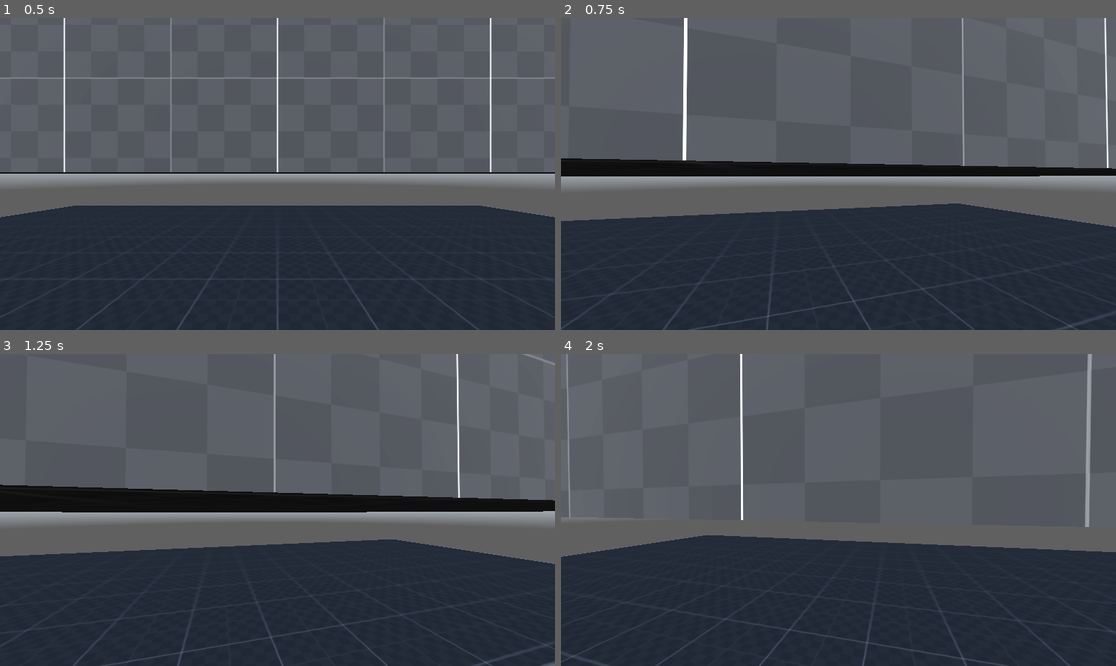
Above: before the commit, frames 1-4 (two rows, left to right).
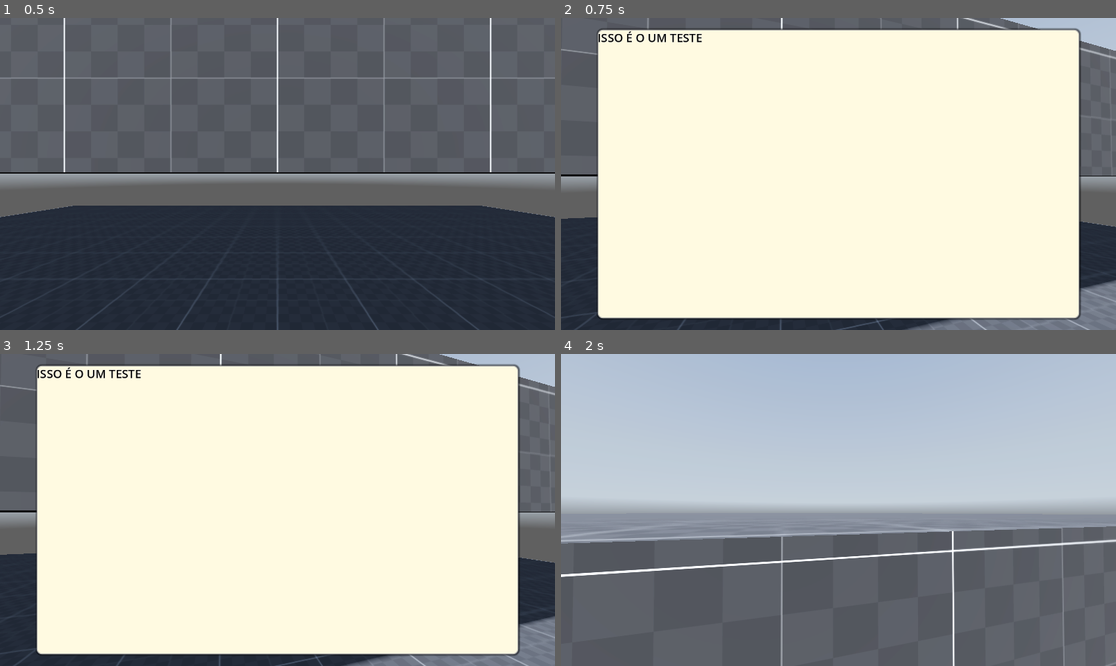
Above: after the commit, the same moments.

Repository: TCCRedInquiryEtec2025/Red-Inquiry
Game: Godot game, scene res://scenes/world.tscn
The game is run twice, just before and just after one commit, with the same random seed, the same clock (stepped at 60 frames per second) and the same inputs. A sky picture missing from this copy of the repository is replaced by a grey-blue gradient.
Inputs (mouse positions are in pixels of both pictures, inside the frame that each line leads up to):
- Up to frame 1 (0.5 s): no input
- Up to frame 2 (0.75 s): tap Enter at 0.5 s; move the mouse to (866, 174) at 0.52 s; hold W (walkUp) from 0.53 s (still down); hold Tab (ui_tab, bound only after the commit) from 0.53 s (still down)
- Up to frame 3 (1.25 s): keep holding W (walkUp); keep holding Tab (ui_tab, bound only after the commit); tap Space (jump) at 0.77 s
- Up to frame 4 (2 s): keep holding W (walkUp); move the mouse to (810, 510) at 1.27 s; release Tab (ui_tab, bound only after the commit) at 1.28 s; tap Ctrl (crouch) at 1.35 s; tap Space (jump) at 1.52 s; tap Tab (ui_tab, bound only after the commit) at 1.55 s

Frame 1 is identical in both runs. In frame 2, 85% of the frame differs, in the area x 0-100%, y 0-100%; in frame 3, 85%; in frame 4, 97%.

Commit message:
Log2
Adicionado uma base pra agenda e um toggle pro estado de se mover

Diff:
--- a/project.godot
+++ b/project.godot
@@ -66,3 +66,8 @@
 "events": [Object(InputEventKey,"resource_local_to_scene":false,"resource_name":"","device":-1,"window_id":0,"alt_press …(195 unchanged characters)…
 ]
 }
+ui_tab={
+"deadzone": 0.2,
+"events": [Object(InputEventKey,"resource_local_to_scene":false,"resource_name":"","device":-1,"window_id":0,"alt_pressed":false,"shift_pressed":false,"ctrl_pressed":false,"meta_pressed":false,"pressed":false,"keycode":0,"physical_keycode":4194306,"key_label":0,"unicode":0,"location":0,"echo":false,"script":null)
+]
+}
--- /dev/null
+++ b/scenes/main.gd
@@ -0,0 +1,11 @@
+extends Node3D
+
+
+# Called when the node enters the scene tree for the first time.
+func _ready() -> void:
+	$NoteBookHUD.player = $Player
+
+
+# Called every frame. 'delta' is the elapsed time since the previous frame.
+func _process(delta: float) -> void:
+	pass
--- a/scenes/world.tscn
+++ b/scenes/world.tscn
@@ -1,8 +1,10 @@
-[gd_scene load_steps=10 format=3 uid="uid://bl3me73mor0ud"]
+[gd_scene load_steps=14 format=3 uid="uid://bl3me73mor0ud"]
 
+[ext_resource type="Script" uid="uid://5iauodu0w3m4" path="res://scenes/main.gd" id="1_71j4m"]
 [ext_resource type="Texture2D" uid="uid://drcq0i0fajhe8" path="res://assets/textures/dev/grids/Dark/texture_07.png" id="1_rwgxs"]
 [ext_resource type="Texture2D" uid="uid://cog0om1v4djaw" path="res://assets/hdris/kloofendal_48d_partly_cloudy_puresky_2k.hdr" id="2_4wyf3"]
 [ext_resource type="Script" uid="uid://dm3sv1hfrba04" path="res://scripts/player.gd" id="3_4wyf3"]
+[ext_resource type="Script" uid="uid://cxt5osv81rjw6" path="res://scripts/noteBookHUD.gd" id="4_k0juu"]
 
 [sub_resource type="StandardMaterial3D" id="StandardMaterial3D_k0juu"]
 albedo_texture = ExtResource("1_rwgxs")
@@ -28,7 +30,29 @@
 margin = 0.0
 height = 1.2
 
+[sub_resource type="StyleBoxFlat" id="StyleBoxFlat_k0juu"]
+bg_color = Color(1, 0.98, 0.88, 1)
+border_width_left = 2
+border_width_top = 2
+border_width_right = 2
+border_width_bottom = 2
+border_color = Color(0.650128, 0.650128, 0.650128, 1)
+corner_radius_top_left = 10
+corner_radius_top_right = 10
+corner_radius_bottom_right = 10
+corner_radius_bottom_left = 10
+shadow_size = 4
+shadow_offset = Vector2(0.68, 0)
+
+[sub_resource type="LabelSettings" id="LabelSettings_k0juu"]
+font_size = 24
+font_color = Color(0, 0, 0, 1)
+outline_size = 2
+shadow_size = 4
+shadow_offset = Vector2(3.1, 1)
+
 [node name="World" type="Node3D"]
+script = ExtResource("1_71j4m")
 
 [node name="Stage" type="Node3D" parent="."]
 
@@ -77,3 +101,36 @@
 [node name="Eyes" type="Node3D" parent="Player/Neck/Head"]
 
 [node name="Camera3D" type="Camera3D" parent="Player/Neck/Head/Eyes"]
+
+[node name="NoteBookHUD" type="CanvasLayer" parent="."]
+visible = false
+script = ExtResource("4_k0juu")
+
+[node name="Control" type="Control" parent="NoteBookHUD"]
+layout_mode = 3
+anchors_preset = 0
+offset_right = 40.0
+offset_bottom = 40.0
+
+[node name="CenterContainer" type="CenterContainer" parent="NoteBookHUD/Control"]
+layout_mode = 1
+anchors_preset = -1
+offset_right = 1152.0
+offset_bottom = 648.0
+grow_horizontal = 2
+grow_vertical = 2
+pivot_offset = Vector2(500, 300)
+
+[node name="Panel" type="Panel" parent="NoteBookHUD/Control/CenterContainer"]
+custom_minimum_size = Vector2(1000, 600)
+layout_mode = 2
+theme_override_styles/panel = SubResource("StyleBoxFlat_k0juu")
+
+[node name="Label" type="Label" parent="NoteBookHUD/Control/CenterContainer/Panel"]
+layout_mode = 0
+offset_right = 40.0
+offset_bottom = 23.0
+text = "ISSO É O UM TESTE"
+label_settings = SubResource("LabelSettings_k0juu")
+horizontal_alignment = 1
+vertical_alignment = 1
--- /dev/null
+++ b/scripts/noteBookHUD.gd
@@ -0,0 +1,28 @@
+extends CanvasLayer
+
+@onready var player = null
+@onready var hud = self
+
+var is_on = false
+
+# Called when the node enters the scene tree for the first time.
+func _ready() -> void:
+	pass # Replace with function body.
+
+# Called every frame. 'delta' is the elapsed time since the previous frame.
+func _process(delta: float) -> void:
+	pass
+
+func _input(event):
+	if event.is_action_pressed("ui_tab"):
+		toggle_agenda()
+
+func toggle_agenda():
+	hud.visible = !hud.visible
+	is_on = !is_on
+	player.can_move = !is_on
+	if(is_on):
+		Input.mouse_mode = Input.MOUSE_MODE_VISIBLE
+	else:
+		Input.mouse_mode = Input.MOUSE_MODE_CAPTURED
+	print(is_on)
--- a/scripts/player.gd
+++ b/scripts/player.gd
@@ -12,6 +12,7 @@
 
 # Speed vars
 var curSpeed = 5.0
+var can_move = true
 
 const walkingSpeed = 5.0
 const sprintSpeed = 8.0
@@ -61,6 +62,9 @@
 
 func _input(event: InputEvent) -> void:
 	# Mouse looking logic
+	if(can_move) == false:
+		return
+
 	if event is InputEventMouseMotion: # Moves camera
 		if freeLooking:
 			neck.rotate_y(deg_to_rad(event.relative.x * mouseSensi) * -1)
@@ -75,6 +79,8 @@
 	# Getting movement input
 	var input_dir := Input.get_vector("walkLeft", "walkRight", "walkUp", "walkDown")
 	# Handle movement state
+	if can_move == false:
+		return
 
 	# Crouching
 	if Input.is_action_pressed("crouch") or sliding:
Not shown, added: scenes/main.gd.uid
Not shown, added: scripts/noteBookHUD.gd.uid
